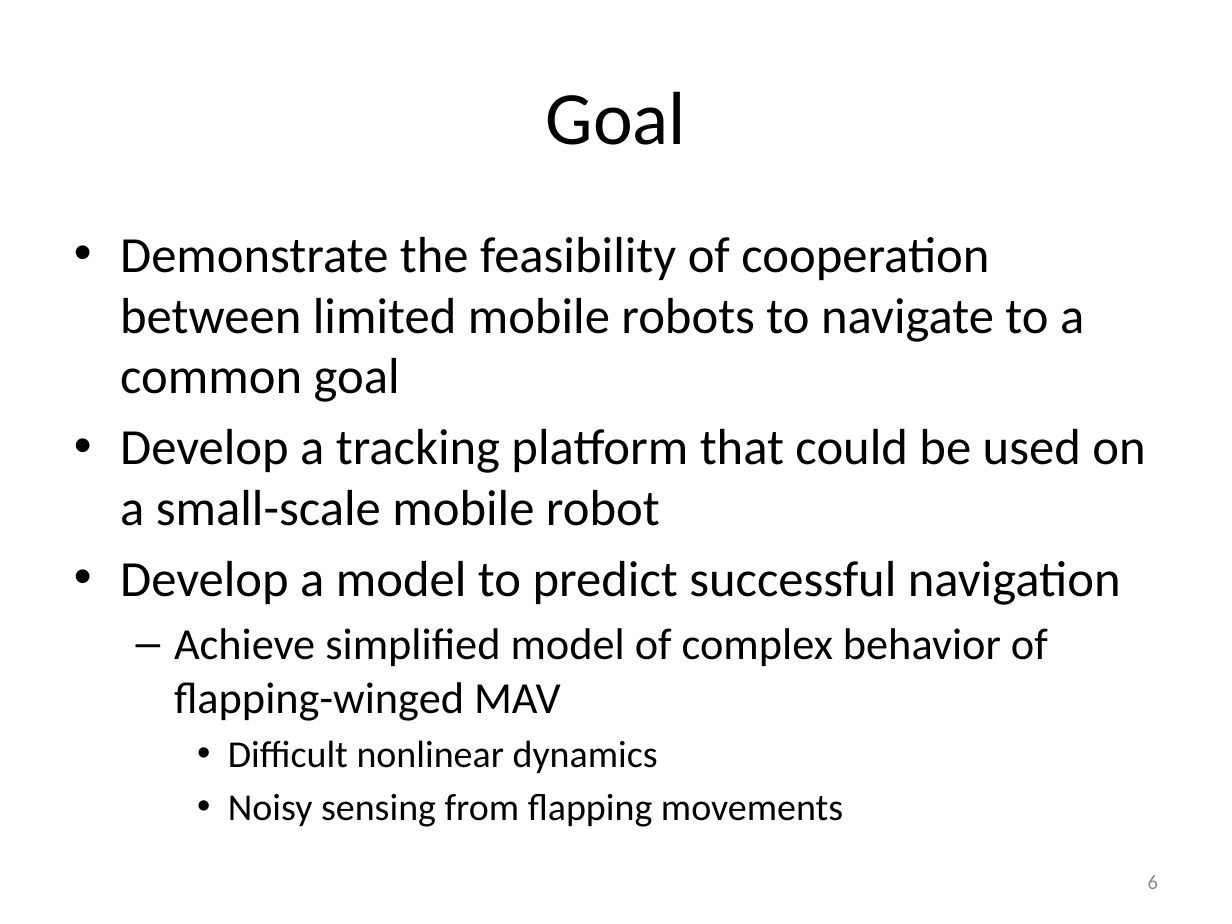
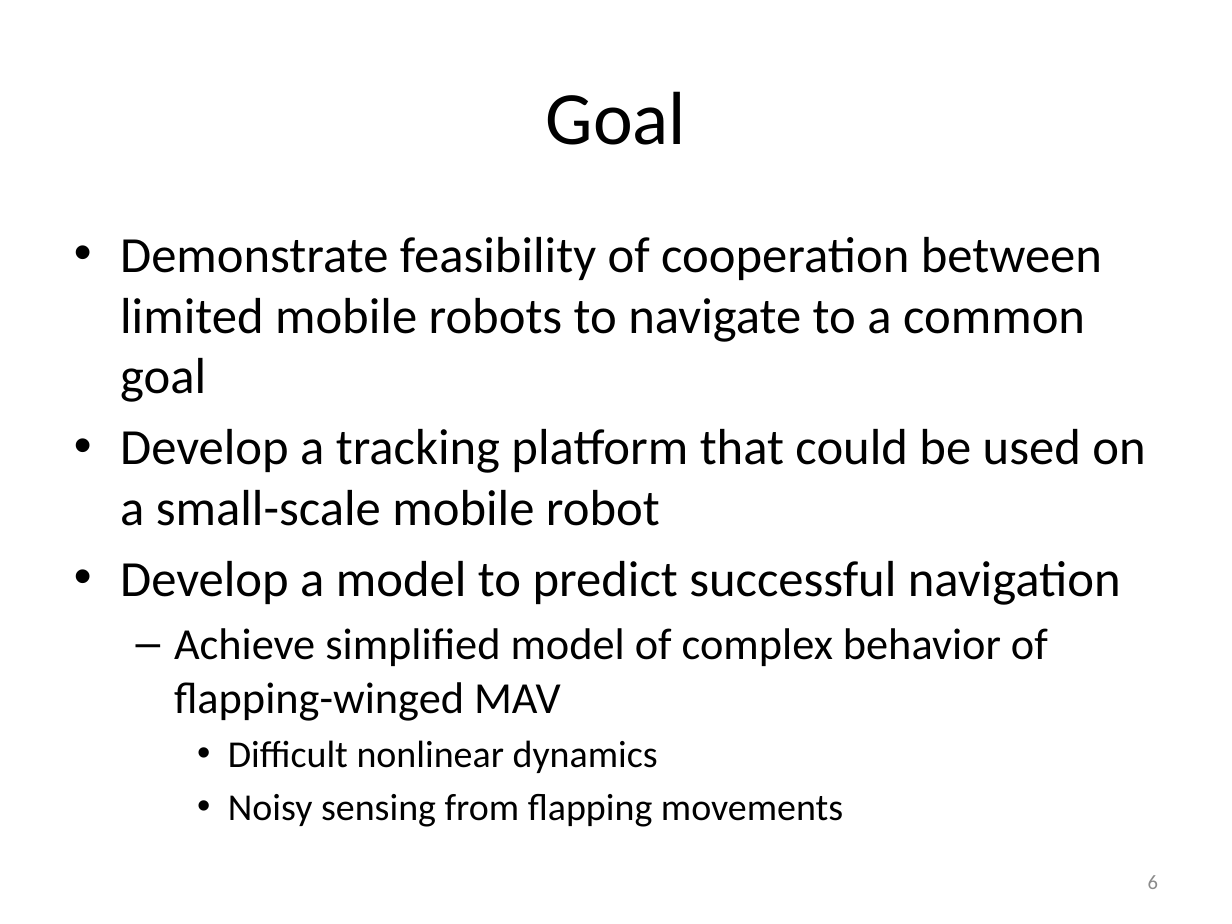
Before and after one commit to ryanjulian/manuscript-aamas2013, a slide deck: slide 6 of presentation/AAMAS_2013.pptx. Drawn at 1232x924 pixels with LibreOffice and Linux fonts; fonts in the diff are those of the drawing. Boxes give left, top, right and bottom in pixels: in the first picture for what was removed or moved away, otherwise in the second. Text is boxed around its words. In the diff, an @@ line names an element or a change of style, - is before the commit and + after.

```diff
--- a/presentation/AAMAS_2013.pptx
+++ b/presentation/AAMAS_2013.pptx
@@ text at (x1=120, y1=237, x2=1102, y2=402): text changed @@
-• Demonstrate the feasibility of cooperation between limited mobile robots to navigate to a common goal
+• Demonstrate feasibility of cooperation between limited mobile robots to navigate to a common goal
```
Also in this commit, not shown: 5 other slides changed, 4 slides added, 1 slide removed, 1 other file.
